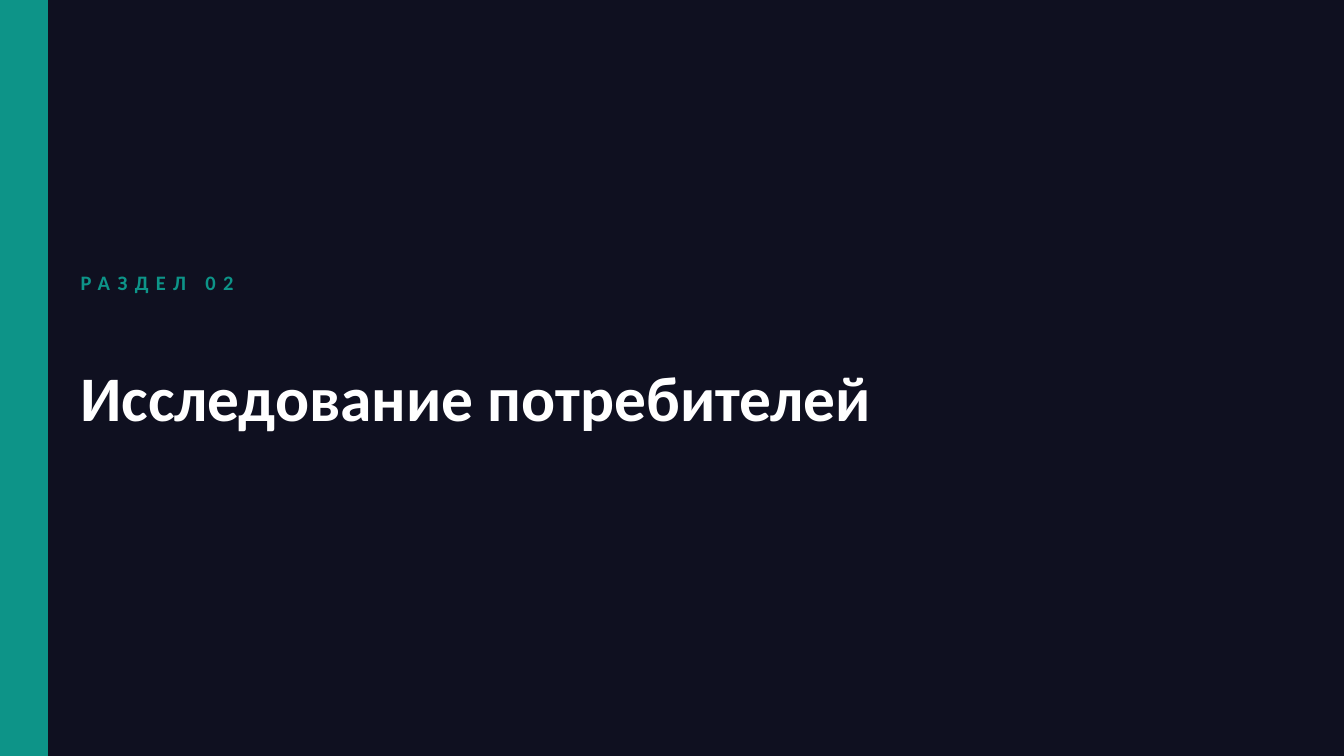
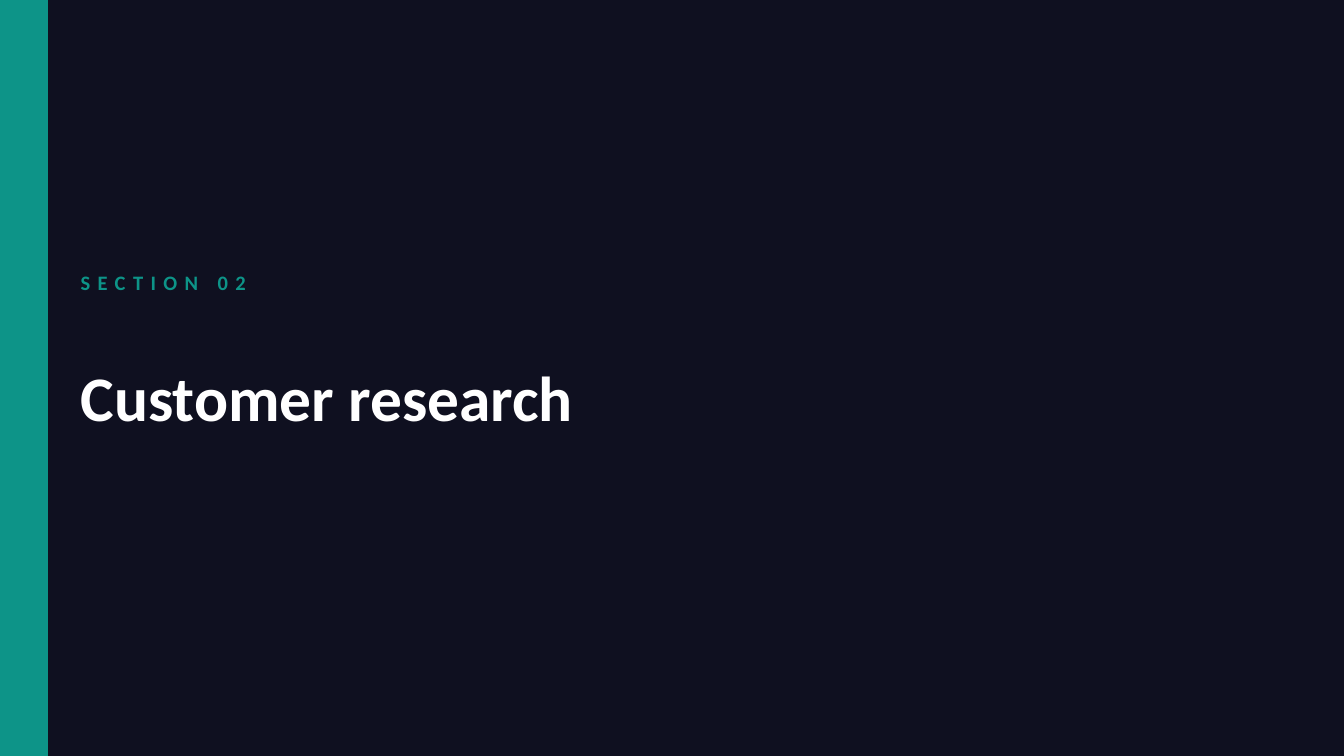
Before and after one commit to ipavelm/ultimate-product-discovery-skill, a slide deck: slide 11 of assets/presentation-template.pptx. Drawn at 1344x756 pixels with LibreOffice and Linux fonts; fonts in the diff are those of the drawing. Boxes give left, top, right and bottom in pixels: in the first picture for what was removed or moved away, otherwise in the second. Text is boxed around its words. In the diff, an @@ line names an element or a change of style, - is before the commit and + after.

```diff
--- a/assets/presentation-template.pptx
+++ b/assets/presentation-template.pptx
@@ text at box(81, 276, 246, 290): text changed @@
-РАЗДЕЛ 02
+SECTION 02
@@ text at box(81, 376, 572, 422): text changed @@
-Исследование потребителей
+Customer research
```
Also in this commit, not shown: 24 other slides changed, 9 slides added, 9 slides removed, 6 other files.
